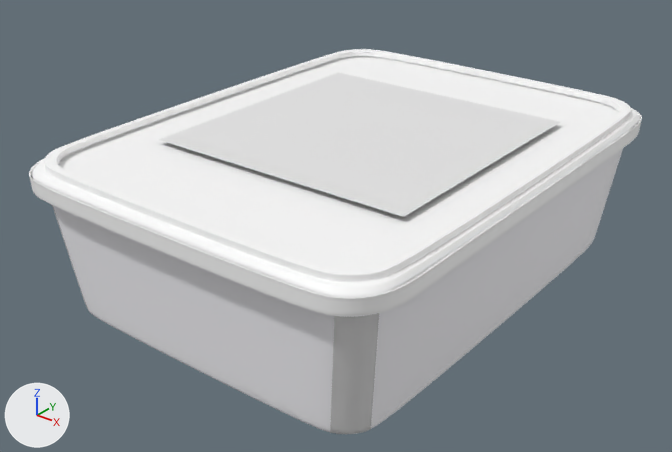
An edit to the glTF model assets/Model_with_logo/TE 250 sb with logo.glb, drawn before and after from the same camera.
Rendered twice from a camera (50 mm lens) standing at (0.193, -0.226, 0.134) and looking at (0.03, -0.022, 0.008). The lights are fixed; the arrows at lower left show +X, +Y and +Z. Where no turn or scale is listed for an object, it has been applied to the vertices.
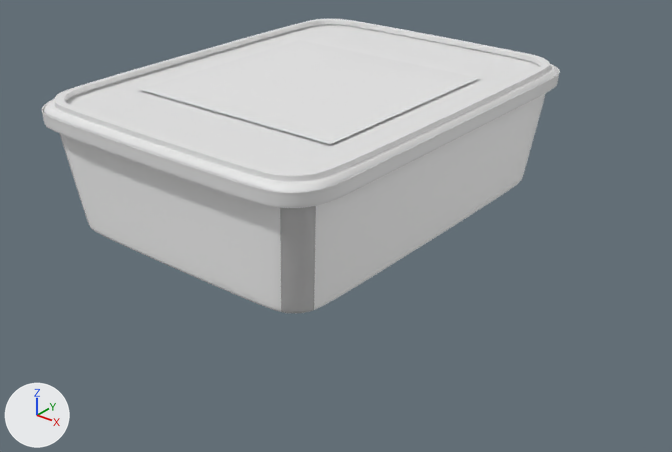
What differs and where, as boxes [x1, y1, x2, y2] in the pictures (672 x 452 px):
'Plane005', moved: before [53, 149, 623, 432]; after [61, 93, 546, 313]
'Top007001', added: after [42, 19, 560, 208]
'Plane006', moved: before [159, 73, 560, 217]; after [139, 40, 479, 144]
'Mesh_2001', deleted: before [29, 49, 642, 317]
'Mesh_2001_1', deleted: before [73, 61, 604, 268]
'Plane005_1', moved: before [52, 205, 379, 434]; after [59, 133, 316, 313]

Diff of the bpy script that builds the scene:
```diff
--- a/assets/Model_with_logo/TE 250 sb with logo.glb.py
+++ b/assets/Model_with_logo/TE 250 sb with logo.glb.py
@@ mat_top @@
 mat_top = principled_material('Top')
-mat_top.base_color = (1.0, 1.0, 1.0)  # white #ffffff
+mat_top.base_color = (0.799, 0.799, 0.799)  # white #e7e7e7
@@ me_mesh_2_1 @@
+me_mesh_2_1.from_pydata(...)  # 26677 vertices, 53148 faces; spans x -0.0526..0.061, y -0.0696..0.0789, z 0.0004..0.0075
+me_mesh_2_1.materials.append(mat_top)  # white #e7e7e7
@@ ob_plane005 @@
 ob_plane005 = bpy.data.objects.new('Plane005', me_mesh_0)
-ob_plane005.parent = ob_top001
-ob_plane005.location = (0.0, 0.0, -0.0978)
+ob_plane005.parent = ob_top001001
+ob_plane005.location = (0.0, 0.0, 0.0)
@@ ob_plane005_1 @@
 ob_plane005_1 = bpy.data.objects.new('Plane005_1', me_mesh_1)
-ob_plane005_1.parent = ob_top001
-ob_plane005_1.location = (0.0, 0.0, -0.0978)
+ob_plane005_1.parent = ob_top001001
+ob_plane005_1.location = (0.0, 0.0, 0.0)
@@ ob_mesh_2001 @@
-ob_mesh_2001 = bpy.data.objects.new('Mesh_2001', me_mesh_2)
-ob_mesh_2001.location = (0.0431, -0.0386, 0.0393)
@@ ob_mesh_2001_1 @@
-ob_mesh_2001_1 = bpy.data.objects.new('Mesh_2001_1', me_mesh_3)
-ob_mesh_2001_1.location = (0.0431, -0.0386, 0.0393)
@@ ob_plane006 @@
 ob_plane006 = bpy.data.objects.new('Plane006', me_mesh_4)
-ob_plane006.parent = ob_scene_1005
-ob_plane006.location = (0.00841, 0.0, -0.00303)
+ob_plane006.parent = ob_scene
+ob_plane006.location = (0.00841, 0.0, 0.0313)
 ob_plane006.rotation_euler = (0.0, 0.0, -3.142)  # degrees (0, 0, -180)
@@ ob_top001001 @@
+ob_top001001 = bpy.data.objects.new('Top001001', None)
+ob_top001001.parent = ob_scene002
+ob_top001001.location = (0.0, -0.00399, 0.0)
+ob_top001001.scale = (0.0652, 0.063, 0.0742)
@@ ob_scene002 @@
+ob_scene002 = bpy.data.objects.new('Scene002', None)
+ob_scene002.parent = ob_scene
+ob_scene002.location = (-0.000123, 0.00109, 0.0343)
+ob_scene002.rotation_euler = (0.0, 0.0, -0.00434)  # degrees (0, 0, -0.2)
@@ ob_top007001 @@
+ob_top007001 = bpy.data.objects.new('Top007001', me_mesh_2_1)
+ob_top007001.location = (-0.0009, -0.0038, 0.0372)
```
